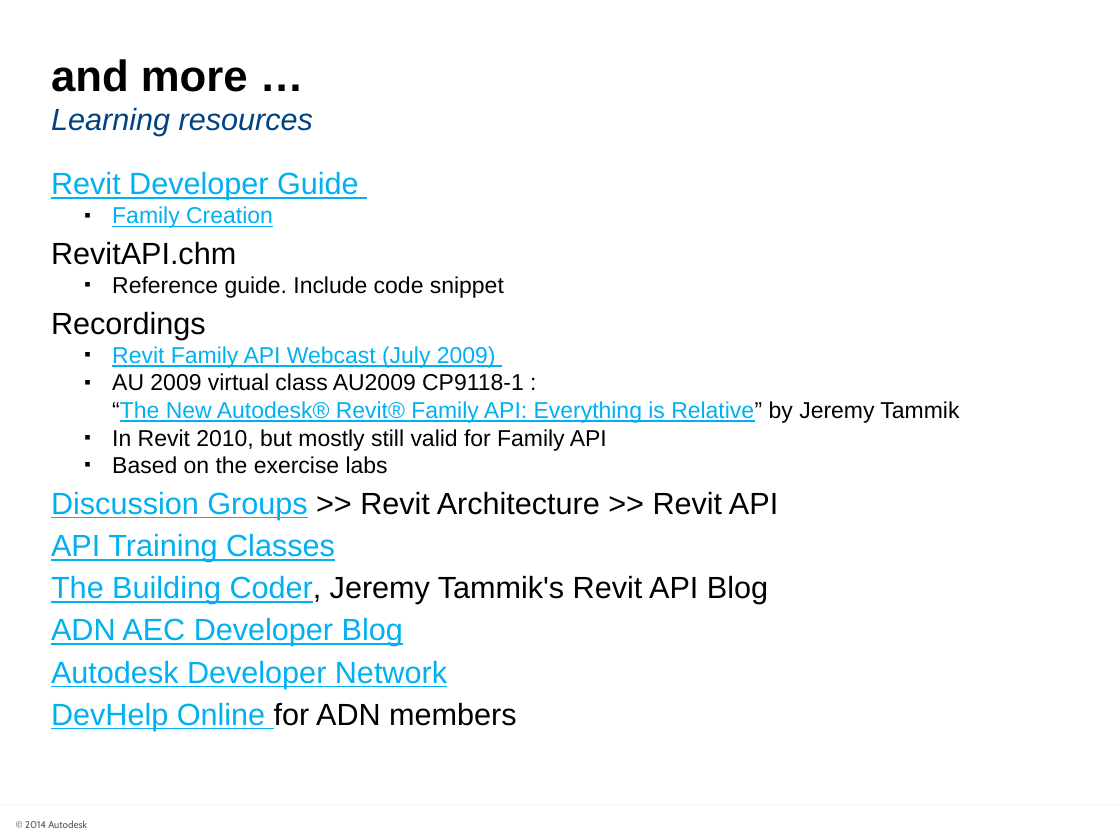
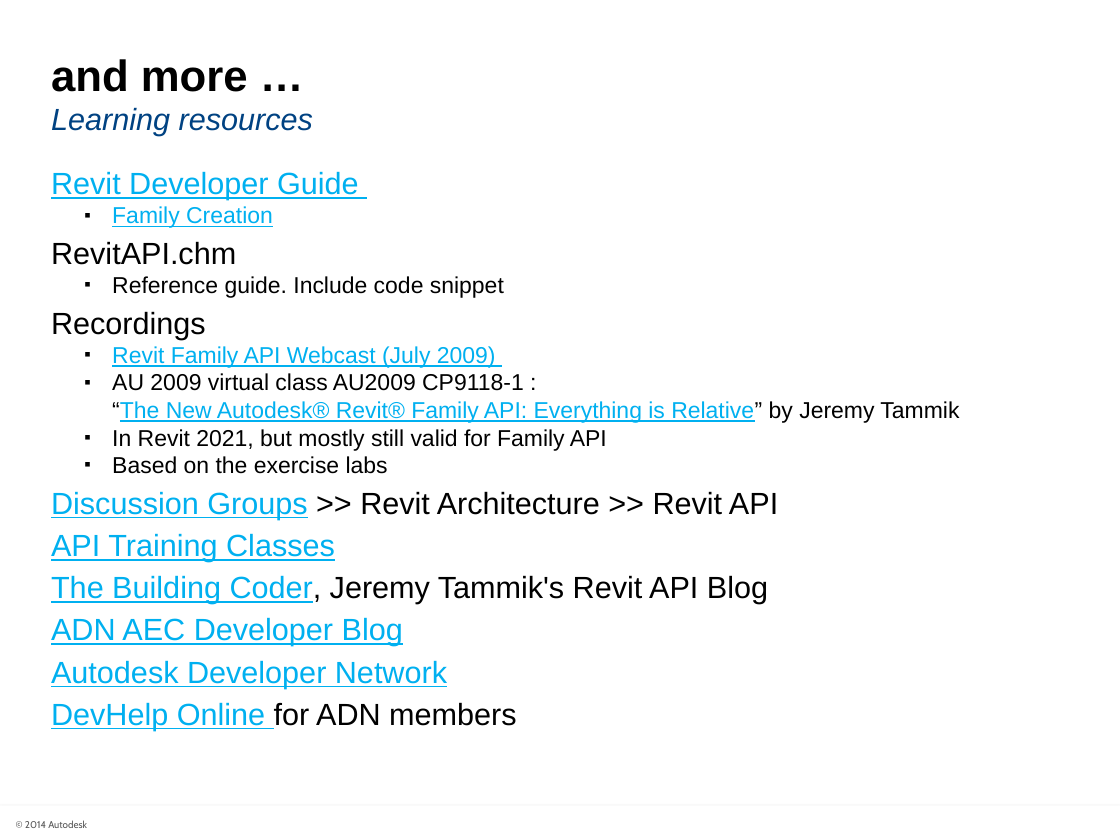
Before and after one commit to ADN-DevTech/RevitTrainingMaterial, a slide deck: slide 49 of Presentation/3_Revit_Family_API.pptx. Drawn at 1120x840 pixels with LibreOffice and Linux fonts; fonts in the diff are those of the drawing; background and template pictures are left out. Boxes give left, top, right and bottom in pixels: in the first picture for what was removed or moved away, otherwise in the second. Text is boxed around its words. In the diff, an @@ line names an element or a change of style, - is before the commit and + after.

```diff
--- a/Presentation/3_Revit_Family_API.pptx
+++ b/Presentation/3_Revit_Family_API.pptx
@@ text at (x1=112, y1=429, x2=607, y2=451): text changed @@
-    ▪ In Revit 2010, but mostly still valid for Family API
+    ▪ In Revit 2021, but mostly still valid for Family API
```
Also in this commit, not shown: 1 other slide changed, 31 other files.
